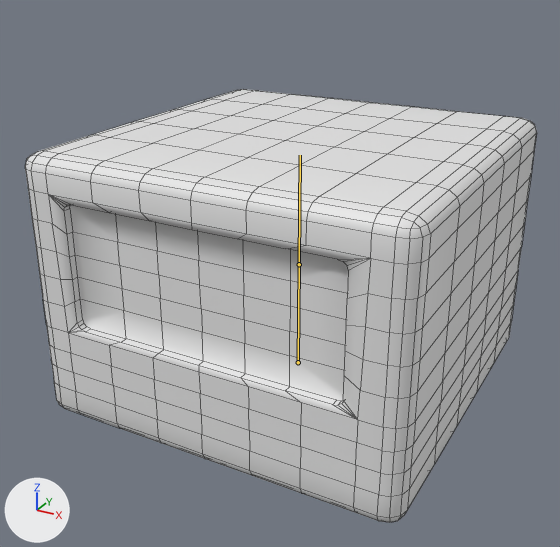
A saved change to the FBX model Assets/Visual/Models/Character Models/Cube_Rect_Face.fbx.
Rendered twice from a 50 mm camera at (0.994, -1.928, 0.834) aimed at (-0.026, -0.073, -0.094). The lights are fixed; the arrows at lower left show +X, +Y and +Z. Both versions are drawn at frame 35 of the action 'Armature.006|Long Squish'; the numbers are the values there. The bones that bend it are drawn over the model as lines. Mesh edges are drawn as thin lines.

Objects in the first picture: 'Body Rectangle Face'.
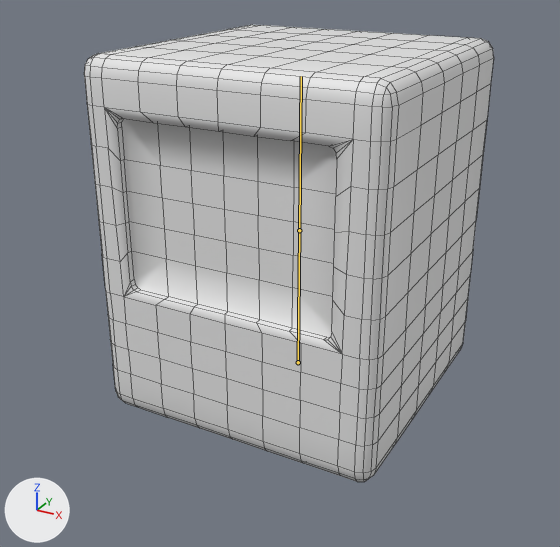
The change in detail:
Bone 'Bone' (bone_bone) is rescaled from (1.17, 0.83, 1.17) to (0.9, 1.1, 0.9).

Pixel boxes (x1, y1, x2, y2) of what changed, in the pictures (560 x 547 px):
'Body Rectangle Face', posed (20% narrower): before (25, 89, 537, 522); after (84, 25, 494, 482)
bone 'Bone', root to tip: before (298, 362) to (299, 264); after (298, 362) to (299, 230)
